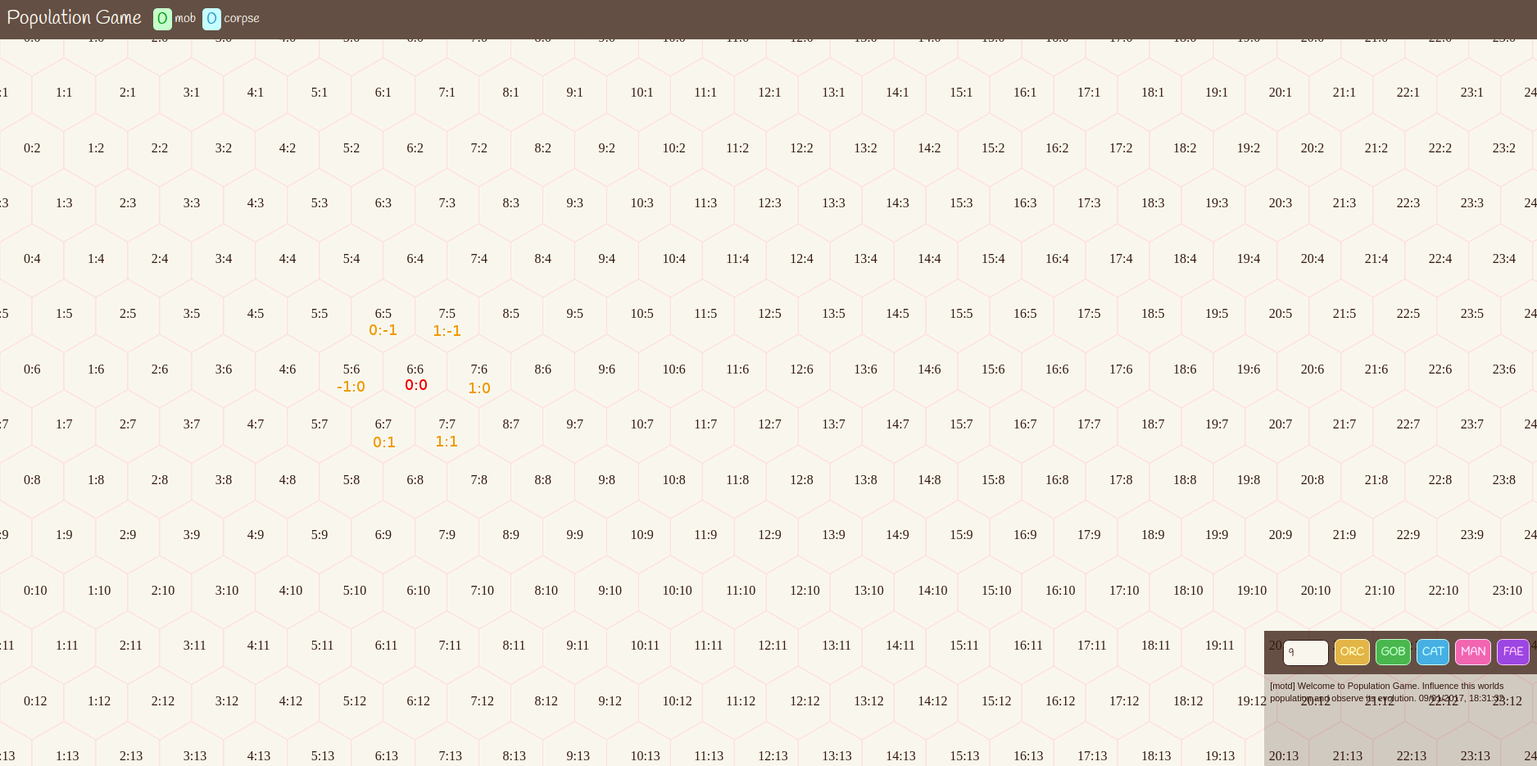
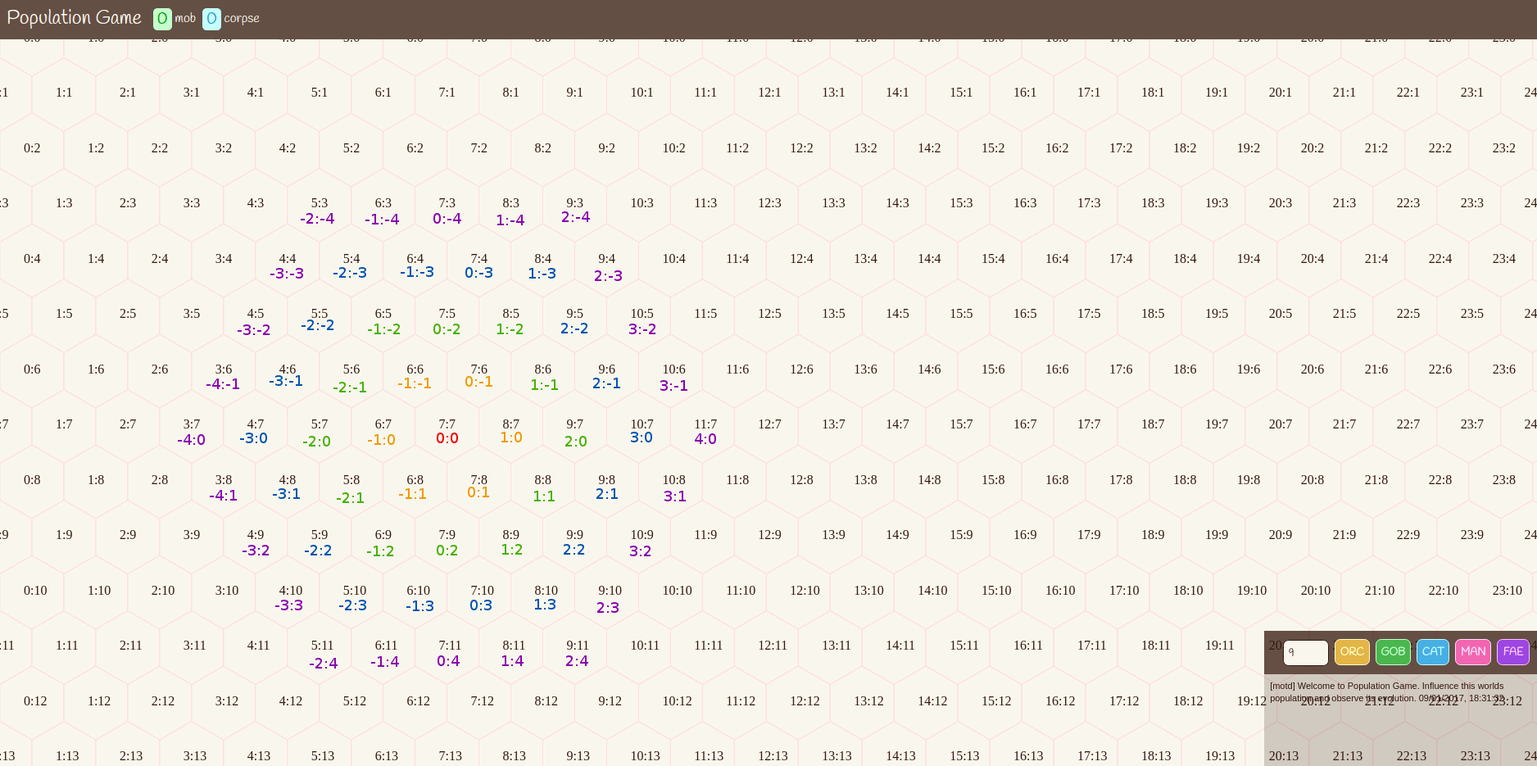
Two versions of the same layered image (w=1537, h=766). Layer-by-layer changes:
showed group "Start at 7:7" (65 layers), moved it above "Start at 6:6" over [177, 211, 717, 669]
added group "Range: 4 #1" with 24 layers in group "Start at 7:7" over [177, 211, 717, 669]
added layer "-3:-3" in group "Range: 4 #1" over [270, 267, 304, 279]
added layer "-2:-4 #1" in group "Range: 4 #1" over [300, 212, 335, 224]
added layer "-3:-2 #1" in group "Range: 4 #1" over [237, 324, 271, 336]
added layer "-3:2 #1" in group "Range: 4 #1" over [242, 544, 270, 556]
added layer "-4:-1" in group "Range: 4 #1" over [206, 378, 240, 390]
added layer "-2:4 #1" in group "Range: 4 #1" over [309, 657, 338, 669]
added layer "2:-4 #1" in group "Range: 4 #1" over [561, 211, 590, 223]
added layer "1:-4 #1" in group "Range: 4 #1" over [497, 214, 525, 226]
added layer "0:-4 #1" in group "Range: 4 #1" over [433, 212, 462, 224]
added layer "3:-2 #1" in group "Range: 4 #1" over [629, 323, 657, 335]
added layer "-1:-4 #1" in group "Range: 4 #1" over [365, 213, 399, 225]
added group "Range: 3 #1" with 18 layers in group "Start at 7:7" over [240, 266, 653, 612]
added layer "-2:-3 #2" in group "Range: 3 #1" over [333, 267, 367, 278]
added layer "-2:-2 #1" in group "Range: 3 #1" over [301, 319, 335, 331]
added layer "-3:-1 #2" in group "Range: 3 #1" over [269, 375, 303, 386]
added layer "-1:-3 #1" in group "Range: 3 #1" over [400, 266, 434, 277]
added group "Range: 2 #1" with 12 layers in group "Start at 7:7" over [303, 323, 587, 557]
added layer "-2:-1 #2" in group "Range: 2 #1" over [333, 381, 367, 393]
added layer "-1:-2 #1" in group "Range: 2 #1" over [367, 323, 401, 335]
added group "Range: 1 #1" with 6 layers in group "Start at 7:7" over [367, 376, 522, 499]
added layer "-1:-1 #2" in group "Range: 1 #1" over [398, 377, 431, 389]
hid group "Start at 6:6" (65 layers) over [177, 211, 685, 612]
…and 43 more changes (42 added, 1 moved_by)
